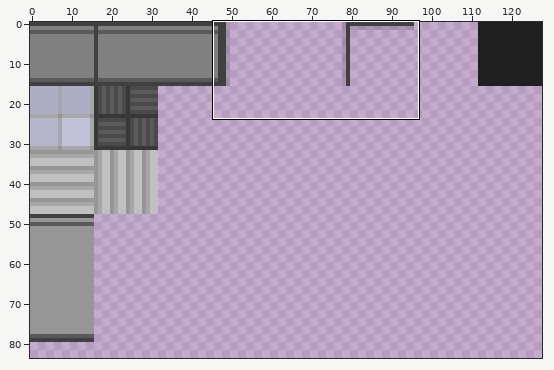
A sprite sheet gets an edit: ubi-spoon.gmx/background/images/bg_tiles_facility.png. The picture above shows the old version from afar; the outline marks the close-up.
Close-up. Before:
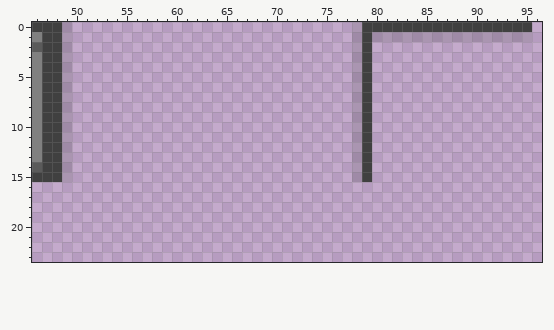
The file is 128x128 pixels. Colours within 5 levels of each other are drawn and written as one. Shown: x 46..96, y 0..23. The wide view leaves out empty margins.
After:
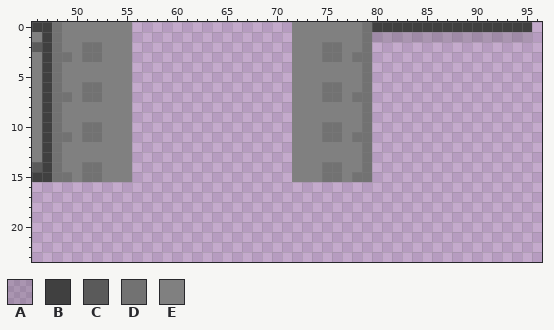
Palette (. is transparent): A #40404032  B #404040  C #5a5a5a  D #727272  E #808080
Diff:
Colour D now appears in rows 2 to 3 at x 51 to 52 and 75 to 76; in rows 6 to 7 at x 51 to 52 and 75 to 76; in rows 10 to 11 at x 51 to 52 and 75 to 76; in rows 14 to 15 at x 51 to 52 and 75 to 76.
The author changed colour A to colour D in row 3 at x 49 and 78; in row 7 at x 49 and 78; in row 11 at x 49 and 78; in row 15 at x 49 and 78.
The author changed colour B to colour D in rows 0 to 15 at x 48 and 79.
Colour E now appears in rows 0 to 1 at x 50 to 55 and 72 to 77; in rows 2 to 3 at x 50, 53 to 55, 72 to 74 and 77; in rows 4 to 5 at x 50 to 55 and 72 to 77; in rows 6 to 7 at x 50, 53 to 55, 72 to 74 and 77; in rows 8 to 9 at x 50 to 55 and 72 to 77; in rows 10 to 11 at x 50, 53 to 55, 72 to 74 and 77.
Colour E now appears in rows 12 to 13 at x 50 to 55 and 72 to 77; in rows 14 to 15 at x 50, 53 to 55, 72 to 74 and 77.
The author changed colour A to colour E in rows 0 to 2 at x 49 and 78; in rows 4 to 6 at x 49 and 78; in rows 8 to 10 at x 49 and 78; in rows 12 to 14 at x 49 and 78.
Boxes around the changes in both close-ups, in picture pixels (x1, y1, x2, y2):
changed: (52, 22, 132, 182)
changed: (292, 22, 372, 182)
